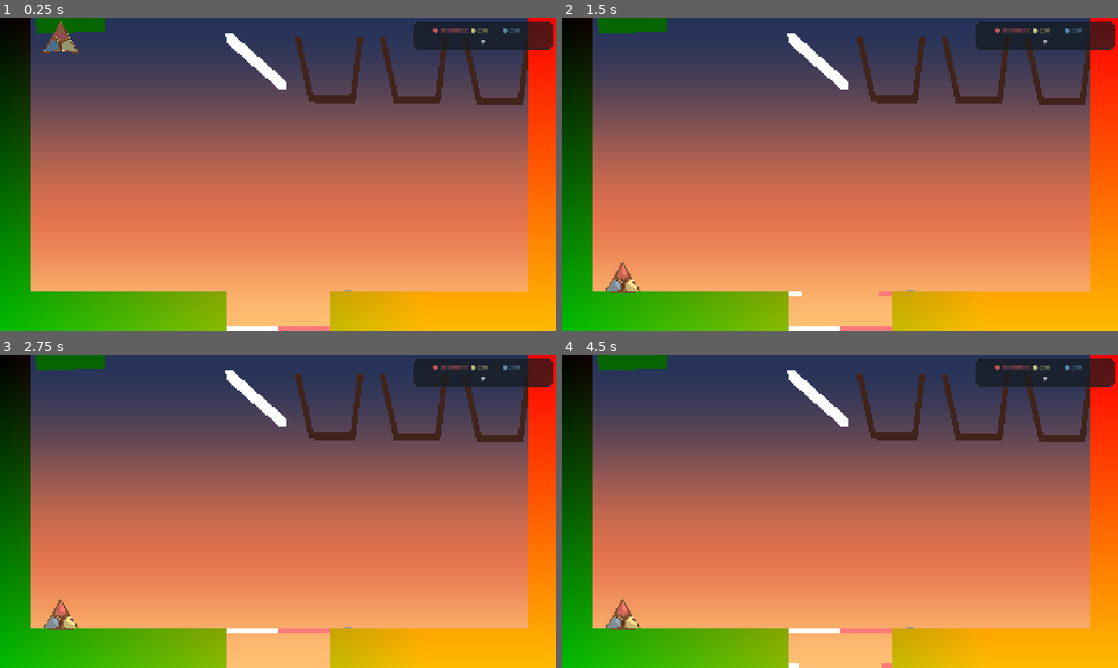
Above: before the commit, frames 1-4 (two rows, left to right).
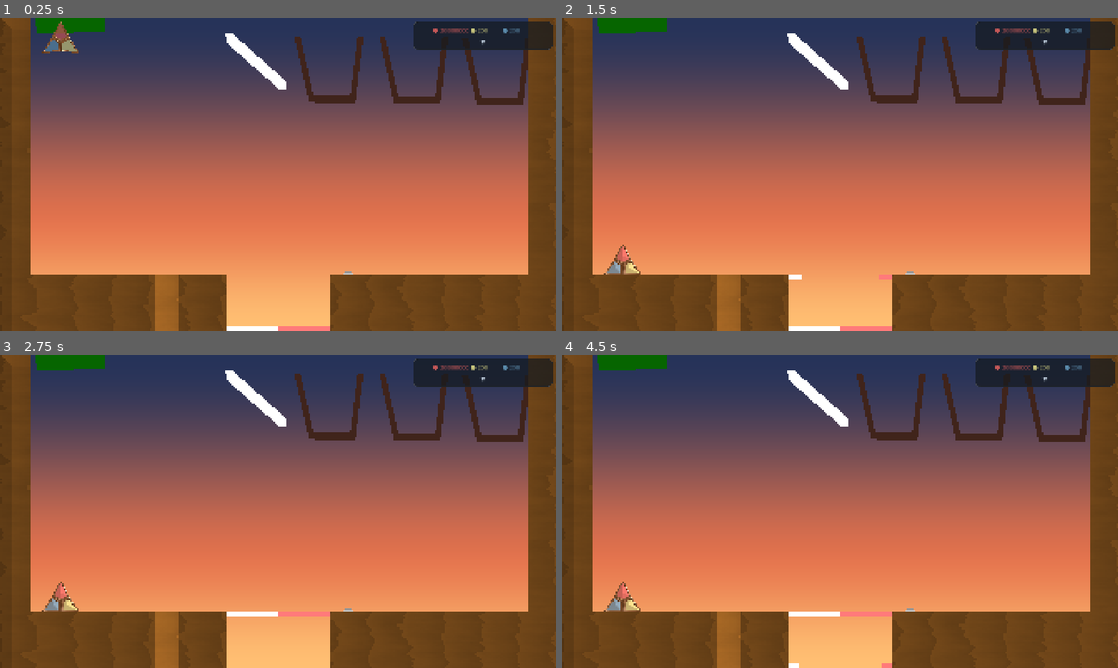
Above: after the commit, the same moments.

Repository: adambrock89/idle-glass
Game: Godot game, scene res://scenes/levels/fragment_manager.tscn
The game is run twice, just before and just after one commit, with the same random seed, the same clock (stepped at 60 frames per second) and the same inputs.
Inputs (mouse positions are in pixels of both pictures, inside the frame that each line leads up to):
- Up to frame 1 (0.25 s): no input
- Up to frame 2 (1.5 s): tap Enter at 0.5 s; move the mouse to (962, 158) at 0.52 s; tap G (toggle_generation) at 0.6 s; click (962, 158) at 0.67 s; move the mouse to (728, 190) at 1.27 s; tap C (toggle_hatch) at 1.35 s; click (728, 190) at 1.42 s
- Up to frame 3 (2.75 s): move the mouse to (333, 442) at 2.02 s; tap G (toggle_generation) at 2.1 s; click (333, 442) at 2.17 s
- Up to frame 4 (4.5 s): tap Space at 2.75, 4.25 s; move the mouse to (812, 574) at 2.77 s; tap C (toggle_hatch) at 2.85, 4.35 s; click (812, 574) at 2.92 s; tap Enter at 3.5 s; move the mouse to (1006, 558) at 3.52 s; tap G (toggle_generation) at 3.6 s; click (1006, 558) at 3.67 s; move the mouse to (673, 464) at 4.27 s; click (673, 464) at 4.42 s

The runs differ from the first frame. In frame 1, 23% of the frame differs, in the area x 0-100%, y 0-100%; in frame 2, 24%; in frame 3, 24%; in frame 4, 24%.

Commit message:
acceptable shader improvements. rework platform positioning

Diff:
--- a/assets/shaders/glass_fragment.gdshader
+++ b/assets/shaders/glass_fragment.gdshader
@@ -6,7 +6,7 @@
 uniform float transparency = 0.75;
 
 // Light direction (screen space)
-uniform vec2 light_dir = vec2(-1.0, 1.0);
+uniform vec2 light_dir = vec2(1.0, -0.3);
 
 // Pane rotation (radians)
 uniform float pane_rotation = 0.0;
@@ -83,7 +83,7 @@
     float hy = height_at(pane_pos + vec2(0.0, eps), R) - height;
 
     vec2 N = normalize(-vec2(hx, hy));
-    vec2 L = normalize(R * light_dir);
+    vec2 L = -normalize(R * light_dir);
 
     float ndl = dot(N, L);
 
--- a/assets/shaders/solder.gdshader
+++ b/assets/shaders/solder.gdshader
@@ -6,7 +6,7 @@
 // 0 = soft, 1 = sharp, 2 = deep
 uniform int bevel_mode = 0;
 
-uniform vec2 light_dir = vec2(-1.0, -1.0);
+uniform vec2 light_dir = vec2(1.0, -0.3);
 
 // Motion factor (0..0.25), used for animation only
 uniform float motion_factor = 0.0;
--- a/assets/shaders/stone.gdshader
+++ b/assets/shaders/stone.gdshader
@@ -1,73 +1,173 @@
 shader_type canvas_item;
 
-uniform vec4 base_color : source_color = vec4(0.45, 0.45, 0.45, 1.0);
-uniform vec4 dark_color : source_color = vec4(0.25, 0.25, 0.25, 1.0);
-uniform vec4 light_color : source_color = vec4(0.70, 0.70, 0.70, 1.0);
+// Polygon geometry
+uniform int point_count;
+uniform vec2 points[256];
 
-uniform float bevel_width = 0.22;
-uniform float bevel_softness = 0.12;
+// Bevel controls
+uniform float bevel_thickness = 40.0;
+uniform float carve_noise = 0.55;      // stronger irregularity for medieval carving
+uniform float carve_scale = 0.10;      // slightly lower frequency
 
-uniform vec2 light_dir = vec2(-0.4, -0.8);
+// Lighting
+uniform vec2 light_dir = vec2(1.0, -0.3);
 
-uniform float noise_scale = 6.0;
-uniform float noise_strength = 0.55;
+// Wood base color (medieval dark oak)
+uniform vec3 wood_base = vec3(0.45, 0.28, 0.10);
 
-uniform float contrast = 1.1;
-uniform float brightness = 1.0;
+
+// ------------------------------------------------------------
+// Utility
+// ------------------------------------------------------------
+float softmin(float a, float b, float k) {
+    return -log(exp(-k * a) + exp(-k * b)) / k;
+}
+
+float sd_segment(vec2 p, vec2 a, vec2 b) {
+    vec2 pa = p - a;
+    vec2 ba = b - a;
+    float h = clamp(dot(pa, ba) / dot(ba, ba), 0.0, 1.0);
+    return length(pa - ba * h);
+}
 
 float hash(vec2 p) {
-    p = vec2(
+    return fract(sin(dot(p, vec2(127.1, 311.7))) * 43758.5453);
+}
+
+vec2 random2(vec2 p) {
+    return fract(sin(vec2(
         dot(p, vec2(127.1, 311.7)),
         dot(p, vec2(269.5, 183.3))
-    );
-    return fract(sin(p.x) * 43758.5453123 + sin(p.y) * 37483.5439213);
+    )) * 43758.5453);
 }
 
-float noise2d(vec2 p) {
+float grad_noise(vec2 p) {
     vec2 i = floor(p);
     vec2 f = fract(p);
 
-    float a = hash(i);
-    float b = hash(i + vec2(1.0, 0.0));
-    float c = hash(i + vec2(0.0, 1.0));
-    float d = hash(i + vec2(1.0, 1.0));
+    vec2 a = random2(i);
+    vec2 b = random2(i + vec2(1.0, 0.0));
+    vec2 c = random2(i + vec2(0.0, 1.0));
+    vec2 d = random2(i + vec2(1.0, 1.0));
 
     vec2 u = f * f * (3.0 - 2.0 * f);
 
-    return mix(mix(a, b, u.x), mix(c, d, u.x), u.y);
+    float va = dot(a, f - vec2(0.0, 0.0));
+    float vb = dot(b, f - vec2(1.0, 0.0));
+    float vc = dot(c, f - vec2(0.0, 1.0));
+    float vd = dot(d, f - vec2(1.0, 1.0));
+
+    return mix(mix(va, vb, u.x), mix(vc, vd, u.x), u.y);
 }
 
+
+
+// ------------------------------------------------------------
+// FBM turbulence
+// ------------------------------------------------------------
+float fbm(vec2 p) {
+    float f = 0.0;
+    float amp = 0.5;
+    for (int i = 0; i < 5; i++) {
+        f += amp * grad_noise(p);
+        p *= 2.0;
+        amp *= 0.5;
+    }
+    return f;
+}
+
+
+
+// ------------------------------------------------------------
+// Wood grain function (rings + knots + fibers)
+// ------------------------------------------------------------
+float wood(vec2 p) {
+    // Stretch grain direction (vertical fibers)
+    p.x *= 0.25;
+
+    // Base rings with turbulence
+    float rings = p.x + fbm(p * 0.5) * 2.0;
+
+    // Sharpen rings
+    rings = fract(rings);
+
+    // Knot turbulence
+    float knot = fbm(p * 3.0);
+
+    // Combine rings + knots
+    float grain = rings * 0.6 + knot * 0.4;
+
+    return grain;
+}
+
+
+// ------------------------------------------------------------
+// Fragment
+// ------------------------------------------------------------
 void fragment() {
-    vec2 uv = FRAGCOORD.xy / 256.0;
+    vec2 p = FRAGCOORD.xy;
 
-    float d_left   = uv.x;
-    float d_right  = 1.0 - uv.x;
-    float d_top    = uv.y;
-    float d_bottom = 1.0 - uv.y;
+    float min_dist = 999999.0;
+    int closest_index = 0;
 
-    float d = min(min(d_left, d_right), min(d_top, d_bottom));
+    float k = 12.0;
 
-    float inner = smoothstep(0.0, bevel_width, d);
-    float soft  = smoothstep(bevel_width, bevel_width + bevel_softness, d);
-    float bevel = inner * soft;
+    for (int i = 0; i < point_count; i++) {
+        vec2 a = points[i];
+        vec2 b = points[(i + 1) % point_count];
 
-    vec3 col = base_color.rgb;
+        float d = sd_segment(p, a, b);
+        float blended = softmin(min_dist, d, k);
 
-    float n = noise2d(uv * noise_scale);
-    n = (n - 0.5) * 2.0;
-    col += n * noise_strength;
+        if (d < min_dist) {
+            closest_index = i;
+        }
 
-    vec3 fake_normal = normalize(vec3(uv.x - 0.5, uv.y - 0.5, 0.6));
-    vec3 L = normalize(vec3(light_dir.x, light_dir.y, 0.6));
+        min_dist = blended;
+    }
 
-    float ndotl = clamp(dot(fake_normal, L), -1.0, 1.0);
-    float edge_light = mix(0.0, ndotl * 0.7 + 0.3, 1.0 - bevel);
+    // Hand‑carved irregularity (stronger for medieval)
+    float carve = grad_noise(p * carve_scale) * carve_noise;
+    min_dist += carve;
 
-    vec3 lit = mix(dark_color.rgb, light_color.rgb, edge_light);
-    col = mix(col, lit, 0.6);
+    min_dist = sqrt(min_dist * min_dist + 0.0001);
 
-    col = (col - 0.5) * contrast + 0.5;
-    col *= brightness;
+    float nd = clamp(min_dist / bevel_thickness, 0.0, 1.0);
+    float bevel = nd * nd * (3.0 - 2.0 * nd);
+    bevel = 1.0 - bevel;
 
-    COLOR = vec4(uv, 0.0, 1.0);
+    vec2 a = points[closest_index];
+    vec2 b = points[(closest_index + 1) % point_count];
+    vec2 edge_dir = normalize(b - a);
+    vec2 normal2d = vec2(-edge_dir.y, edge_dir.x);
+
+    float light = clamp(dot(normal2d, -normalize(light_dir)), 0.0, 1.0);
+
+
+    // ------------------------------------------------------------
+    // Wood grain
+    // ------------------------------------------------------------
+    float grain = wood(p * 0.18);
+
+    // Fiber streaks (medieval rough-cut)
+    float fibers = fbm(p * vec2(20.0, 1.0)) * 0.1;
+
+    vec3 wood_color = wood_base;
+
+    // Darken rings (medieval oak)
+    wood_color *= 1.0 - grain * 0.25;
+
+    // Add fiber streaks
+    wood_color += fibers * 0.15;
+
+    // Slight burn tint inside carved areas
+    wood_color *= mix(1.0, 0.85, bevel);
+
+
+    // ------------------------------------------------------------
+    // Lighting only on bevel
+    // ------------------------------------------------------------
+    float edge_light = mix(1.0, 1.0 + light * 0.8, bevel);
+
+    COLOR = vec4(wood_color * edge_light, 1.0);
 }
--- a/scenes/levels/general_manager.gd
+++ b/scenes/levels/general_manager.gd
@@ -49,8 +49,11 @@
 		left_vis.color = Color(0.2, 0.6, 1.0, 0.25)
 		left_body.add_child(left_vis)
 	left_vis.polygon = left_poly
+	left_vis.antialiased = true
 	left_vis.material = ShaderMaterial.new()
 	left_vis.material.shader = stone_shader
+	left_vis.material.set_shader_parameter("points", left_poly)
+	left_vis.material.set_shader_parameter("point_count", left_poly.size())
 
 	# ----------------------------------------
 	# RIGHT SIDE BOUNDARY
@@ -84,8 +87,11 @@
 		right_vis.color = Color(1.0, 0.4, 0.4, 0.25)
 		right_body.add_child(right_vis)
 	right_vis.polygon = right_poly
+	right_vis.antialiased = true
 	right_vis.material = ShaderMaterial.new()
 	right_vis.material.shader = stone_shader
+	right_vis.material.set_shader_parameter("points", right_poly)
+	right_vis.material.set_shader_parameter("point_count", right_poly.size())
 
 func _on_hatch_edges(left_edge: Vector2, right_edge: Vector2, top_edge: Vector2):
 	print("about to generate")
--- a/src/entities/turnin_platform.gd
+++ b/src/entities/turnin_platform.gd
@@ -5,12 +5,8 @@
 const PROCEDURAL_SFX_PATH := "res://src/utils/procedural_sfx.gd"
 var procedural_sfx_script: Script = load(PROCEDURAL_SFX_PATH) as Script
 
-# --- POSITIONING SYSTEM ---
-const TOP_ANCHOR_Y := 200.0   # <--- Top hatch + button always live here
-
 var platform_length := 120.0
 var hatch_height := 5.0
-var hatch_offset := 40.0
 
 var animating := false
 
@@ -19,7 +15,7 @@
 var bottom_left_hatch: Node2D
 var bottom_right_hatch: Node2D
 
-var hatch_height_delta: float = 40.0
+var hatch_height_delta: float = 60.0
 
 var base_top_left_global: PackedVector2Array
 var base_top_right_global: PackedVector2Array
@@ -27,12 +23,10 @@
 var base_bottom_right_global: PackedVector2Array
 
 var base_top_y: float
-var leg_top_y: float = 0.0
 
 var rest_y: float
 var button_initialized := false
 var button_was_pressed: bool = false
-var button_sfx_player: AudioStreamPlayer2D = null
 var scoring_zone: Area2D
 var hatch_speed_multiplier: float = 1.0
 
@@ -40,18 +34,36 @@
 func start() -> void:
 	print("Self script:", self.get_script())
 	build_button()
-
 	build_hatches()
 
 	scoring_zone = create_scoring_zone()
 	scoring_zone.monitoring = false
 
-	spawn_at_bottom()
+	configure_layout()
 	rebuild()
 
+
+func configure_layout() -> void:
+	var viewport := get_viewport()
+	var rect := viewport.get_visible_rect()
+	var camera := viewport.get_camera_2d()
+
+	if camera == null:
+		return
+
+	var world_bottom_y := camera.global_position.y + rect.size.y * 0.5
+	var world_center_x := camera.global_position.x
+
+	var scale_y := global_transform.get_scale().y
+	var parent_y := world_bottom_y - (hatch_height_delta + hatch_height) * scale_y
+	global_position = Vector2(world_center_x, parent_y)
+
+
+
 func build_button():
+	button_initialized = false
+
 	# BUTTON BASE
-	button_initialized = false
 	var button_base := StaticBody2D.new()
 	button_base.name = "ButtonBase"
 	button_base.z_index = 1
@@ -111,6 +123,23 @@
 	detector.monitorable = true
 
 
+func _build_hatch_polygon(is_left: bool) -> PackedVector2Array:
+	var half := platform_length * 0.5
+	if is_left:
+		return PackedVector2Array([
+			Vector2(-half, 0),
+			Vector2(0, 0),
+			Vector2(0, hatch_height),
+			Vector2(-half, hatch_height)
+		])
+	else:
+		return PackedVector2Array([
+			Vector2(0, 0),
+			Vector2(half, 0),
+			Vector2(half, hatch_height),
+			Vector2(0, hatch_height)
+		])
+
 
 func build_hatches():
 	top_left_hatch = build_hatch(true, 0.0)
@@ -125,27 +154,35 @@
 	bottom_right_hatch = build_hatch(false, hatch_height_delta)
 	bottom_right_hatch.name = "BottomRightHatch"
 
-func spawn_at_bottom():
-	var viewport_size = get_viewport().get_visible_rect().size
-	var camera := get_viewport().get_camera_2d()
-	if camera == null:
-		return
-
-	var world_bottom_y = camera.global_position.y + viewport_size.y * 0.5
-	var world_center_x = camera.global_position.x
-
-	# Bottom hatch flush with screen bottom
-	var parent_y = world_bottom_y - (hatch_height_delta + hatch_height)
-
-	# Compute actual visible width of the platform
-	var platform_width = platform_length - (hatch_offset * 2)
-
-	var parent_x = world_center_x
-
-	# Your vertical offset
-	var visual_offset := -90
-
-	global_position = Vector2(parent_x, parent_y + visual_offset)
+
+func build_hatch(is_left: bool, y_offset: float) -> Node2D:
+	var hatch := StaticBody2D.new()
+	add_child(hatch)
+
+	var col := CollisionPolygon2D.new()
+	col.name = "CollisionPolygon2D"
+	var vis := Polygon2D.new()
+	vis.name = "Polygon2D"
+
+	hatch.add_child(col)
+	hatch.add_child(vis)
+
+	col.polygon = _build_hatch_polygon(is_left)
+	vis.polygon = col.polygon
+
+	if is_left:
+		vis.color = Color.WHITE
+	else:
+		vis.color = Color8(255, 122, 122, 255)
+
+	hatch.position = Vector2(0, y_offset)
+	return hatch
+
+
+func reset_hatch_geometry(hatch: Node2D, is_left: bool):
+	var col := hatch.get_node("CollisionPolygon2D") as CollisionPolygon2D
+	col.polygon = _build_hatch_polygon(is_left)
+
 
 func rebuild() -> void:
 	# --- TOP HATCHES ALWAYS AT Y = 0 ---
@@ -157,23 +194,22 @@
 	bottom_left_hatch.position = Vector2(0, hatch_height_delta)
 	bottom_right_hatch.position = Vector2(0, hatch_height_delta)
 
-
-
 	# BUTTON POSITION (anchored to top hatch)
-	var button_offset = 15
+	var button_offset := 15
 	var button_base: StaticBody2D = get_node_or_null("ButtonBase") as StaticBody2D
 	if button_base != null:
-		button_base.position = Vector2(platform_length/2 + button_offset, 0)
+		button_base.position = Vector2(platform_length / 2 + button_offset, 0)
 
 	var button: AnimatableBody2D = get_node_or_null("ButtonShaft") as AnimatableBody2D
 	if button != null:
-		button.position = Vector2(platform_length/2 + button_offset+2, base_top_y)
-		button.set_meta("rest_x", platform_length/2 + button_offset+2)
+		button.position = Vector2(platform_length / 2 + button_offset + 2, base_top_y)
+		button.set_meta("rest_x", platform_length / 2 + button_offset + 2)
 
 	reset_hatch_geometry(top_left_hatch, true)
 	reset_hatch_geometry(top_right_hatch, false)
 	reset_hatch_geometry(bottom_left_hatch, true)
 	reset_hatch_geometry(bottom_right_hatch, false)
+
 	# STORE BASE GEOMETRY
 	base_top_left_global = store_base(top_left_hatch)
 	base_top_right_global = store_base(top_right_hatch)
@@ -199,66 +235,14 @@
 	# HATCH SIGNAL FOR LEVEL GENERATION
 	send_hatch_edges()
 
-func reset_hatch_geometry(hatch: Node2D, is_left: bool):
-	var col := hatch.get_node("CollisionPolygon2D")
-	var half := platform_length * 0.5
-
-	if is_left:
-		col.polygon = PackedVector2Array([
-			Vector2(-half, 0),
-			Vector2(0, 0),
-			Vector2(0, hatch_height),
-			Vector2(-half, hatch_height)
-		])
-	else:
-		col.polygon = PackedVector2Array([
-			Vector2(0, 0),
-			Vector2(half, 0),
-			Vector2(half, hatch_height),
-			Vector2(0, hatch_height)
-		])
-
-func build_hatch(is_left: bool, y_offset: float) -> Node2D:
-	var hatch := StaticBody2D.new()
-	add_child(hatch)
-
-	var col := CollisionPolygon2D.new()
-	col.name = "CollisionPolygon2D"   # REQUIRED
-	var vis := Polygon2D.new()
-	vis.name = "Polygon2D"            # REQUIRED
-
-	hatch.add_child(col)
-	hatch.add_child(vis)
-
-	var half := platform_length * 0.5
-
-	if is_left:
-		col.polygon = PackedVector2Array([
-			Vector2(-half, 0),
-			Vector2(0, 0),
-			Vector2(0, hatch_height),
-			Vector2(-half, hatch_height)
-		])
-		vis.color = Color.WHITE
-	else:
-		col.polygon = PackedVector2Array([
-			Vector2(0, 0),
-			Vector2(half, 0),
-			Vector2(half, hatch_height),
-			Vector2(0, hatch_height)
-		])
-		vis.color = Color8(255, 122, 122, 255)
-
-	vis.polygon = col.polygon
-	hatch.position = Vector2(0, y_offset)
-	return hatch
 
 func store_base(hatch_node: Node2D) -> PackedVector2Array:
 	var col := hatch_node.get_node("CollisionPolygon2D") as CollisionPolygon2D
 	var arr := PackedVector2Array()
 	for point in col.polygon:
-		arr.append(point)  # store local points
+		arr.append(point)
 	return arr
+
 
 func animate_hatch(progress: float, hatch_node: Node2D, is_left: bool, opening: bool, base: PackedVector2Array) -> void:
 	var col := hatch_node.get_node("CollisionPolygon2D") as CollisionPolygon2D
@@ -278,7 +262,6 @@
 
 	col.polygon = new_local
 	vis.polygon = new_local
-
 
 
 func create_scoring_zone() -> Area2D:
@@ -317,9 +300,10 @@
 		button_initialized = true
 		return
 
-	var button:= get_node_or_null("ButtonShaft")
+	var button := get_node_or_null("ButtonShaft")
 	if button == null:
 		return
+
 	var rest_x_meta = button.get_meta("rest_x")
 	if button and rest_x_meta:
 		var detector: Area2D = button.get_node("PressDetector") as Area2D
@@ -342,11 +326,11 @@
 		button.position = Vector2(rest_x, new_y)
 
 		var pressed_now: bool = is_button_pressed()
-
 		button_was_pressed = pressed_now
 
 		if pressed_now and not animating:
 			toggle_all_hatches()
+
 
 func _input(event: InputEvent) -> void:
 	if animating:
@@ -442,33 +426,32 @@
 		return null
 	return procedural_sfx_script.callv(method_name, args)
 
+
 func set_hatch_height_delta(val: float):
 	hatch_height_delta = val
 	rebuild()
 
+
 func set_platform_length(val: float):
 	platform_length = val
 	rebuild()
 
+
 func send_hatch_edges():
 	print("Emit from node:", self)
 	print("Platform node:", get_tree().current_scene.find_child("Platform", true, false))
 
-	# Ensure hatches exist
 	if top_left_hatch == null or top_right_hatch == null:
 		return
 
-	# LEFT HATCH LEFT EDGE (local: -half, 0)
 	var left_col := top_left_hatch.get_node("CollisionPolygon2D") as CollisionPolygon2D
-	var left_edge_local := left_col.polygon[0]  # (-half, 0)
+	var left_edge_local := left_col.polygon[0]
 	var left_edge_global := left_col.to_global(left_edge_local)
 
-	# RIGHT HATCH RIGHT EDGE (local: +half, 0)
 	var right_col := top_right_hatch.get_node("CollisionPolygon2D") as CollisionPolygon2D
-	var right_edge_local := right_col.polygon[1]  # (half, 0)
+	var right_edge_local := right_col.polygon[1]
 	var right_edge_global := right_col.to_global(right_edge_local)
 
-	# TOP EDGE (local: 0, 0 of top-left hatch)
 	var top_edge_local := Vector2(0, 0)
 	var top_edge_global := left_col.to_global(top_edge_local)
 	print("Sending signal to:", get_signal_connection_list("hatch_edges"))
